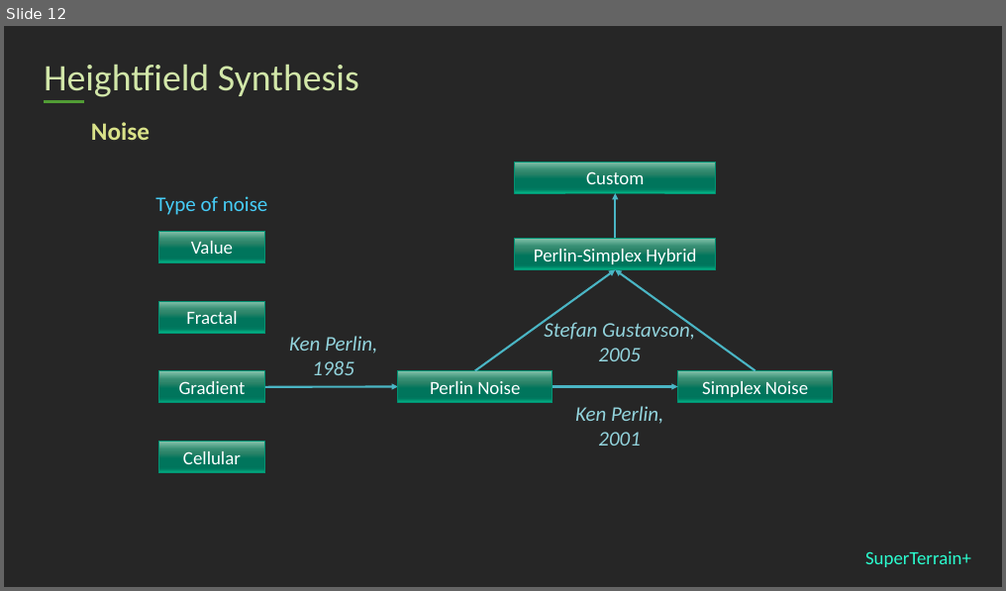
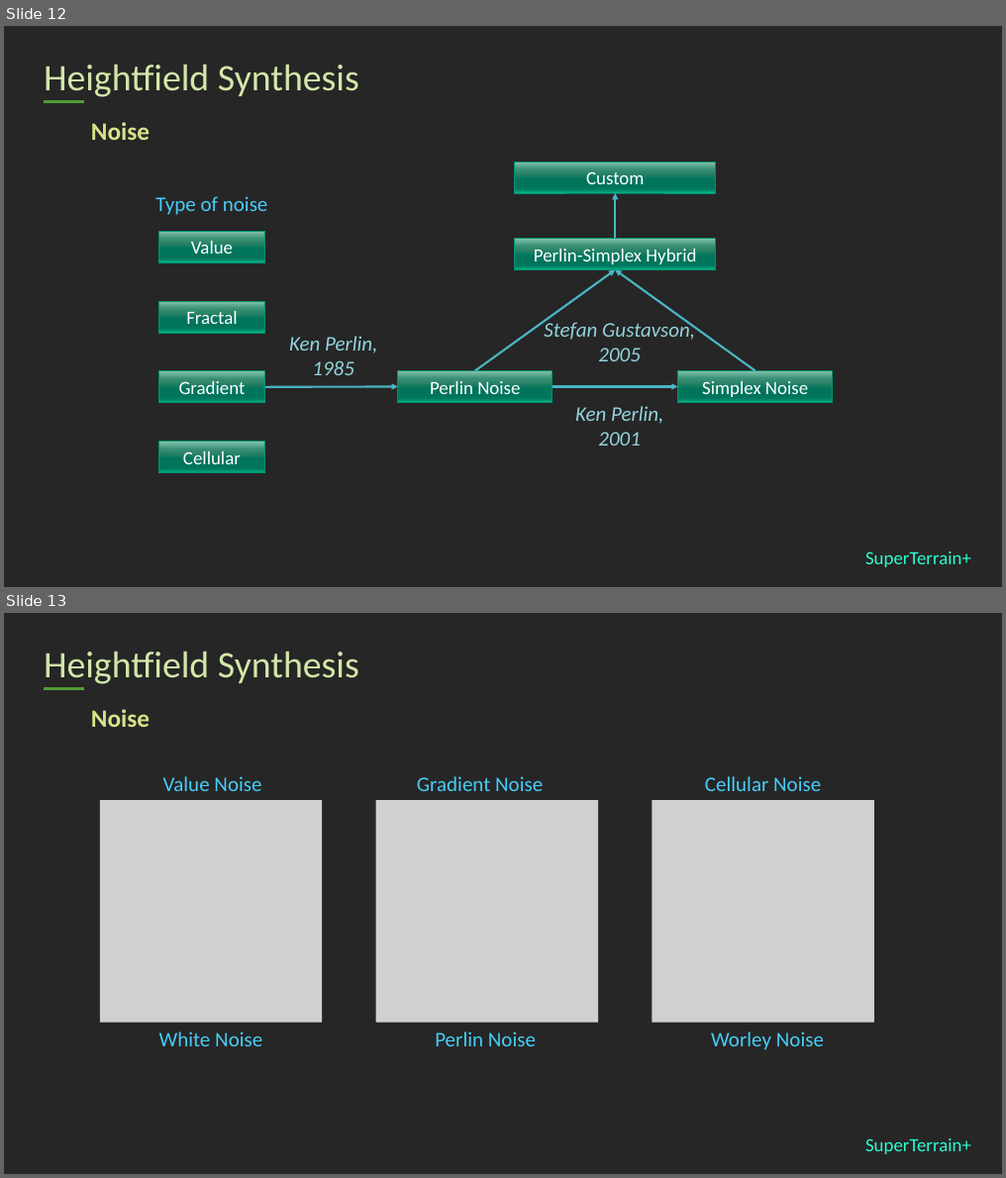
Before and after one commit to stephen-hqxu/superterrainplus, a slide deck: Report/Presentation/stephen-presentation.pptx. Shown one above the other, each under a label of ours: slide 12 before the commit, slides 12 and 13 after it. The pictures are 1006x591 and 1006x1178 pixels, drawn with LibreOffice and Linux fonts; fonts in the diff are those of the drawing; grey boxes stand for pictures. Boxes give left, top, right and bottom in pixels: in the first picture for what was removed or moved away, otherwise in the second. Text is boxed around its words. In the diff, an @@ line names an element or a change of style, - is before the commit and + after.

```diff
--- a/Report/Presentation/stephen-presentation.pptx
+++ b/Report/Presentation/stephen-presentation.pptx
@@ slide 13 added at bbox=[4, 613, 1002, 1174], background #262626; not listed: 2 template elements that a slide beside it also shows @@
@@ title added at bbox=[44, 651, 359, 684], 36 pt, text #D2E7A9 @@
+Heightfield Synthesis
@@ text added at bbox=[91, 709, 150, 727], 24 pt, text #D9E289, bold @@
+Noise
@@ text added at bbox=[163, 776, 261, 791], 20 pt, text #46CCF6 @@
+Value Noise
@@ text added at bbox=[417, 776, 543, 791], 20 pt, text #46CCF6 @@
+Gradient Noise
@@ text added at bbox=[705, 776, 821, 791], 20 pt, text #46CCF6 @@
+Cellular Noise
@@ picture added at bbox=[100, 800, 322, 1023] @@
@@ picture added at bbox=[376, 800, 598, 1023] @@
@@ picture added at bbox=[652, 800, 874, 1023] @@
@@ text added at bbox=[159, 1032, 262, 1047], 20 pt, text #46CCF6 @@
+White Noise
@@ text added at bbox=[435, 1032, 536, 1047], 20 pt, text #46CCF6 @@
+Perlin Noise
@@ text added at bbox=[711, 1032, 824, 1051], 20 pt, text #46CCF6 @@
+Worley Noise
```
Also in this commit, not shown: 2 slides changed, 14 other slides added, 17 other files.
